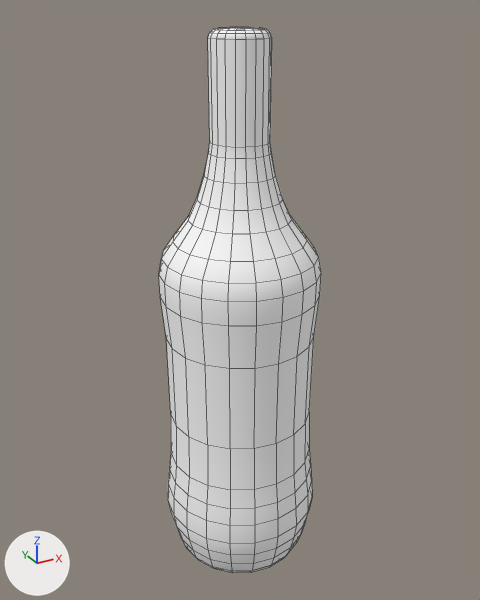
The FBX model BartenderProject10/Assets/Models/Bottle_SugarRush.fbx as it was, and as the next commit left it.
Camera for both pictures: a camera (50 mm lens) standing at (0.22, -19.07, 6.94) and looking at (3.72, -12.71, 3.76). Arrows for +X, +Y and +Z are at lower left; the lights stay in place. Mesh edges are drawn as thin lines. Where no turn or scale is listed for an object, it has been applied to the vertices.

Before the edit, the objects in view are built like this:
```python
mat_malibu = principled_material('Malibu')
mat_malibu.base_color = (1.0, 1.0, 1.0)  # white #ffffff
mat_malibu.roughness = 0.749
me_mesh = bpy.data.meshes.new('Mesh')
me_mesh.from_pydata(...)  # 502 vertices, 520 faces; spans x -0.96..0.96, y -0.96..0.96, z -3.25..3.25
me_mesh.materials.append(mat_malibu)  # white #ffffff
ob_pcylinder7 = bpy.data.objects.new('pCylinder7', me_mesh)
ob_pcylinder7.location = (3.67, -12.81, 3.51)
```
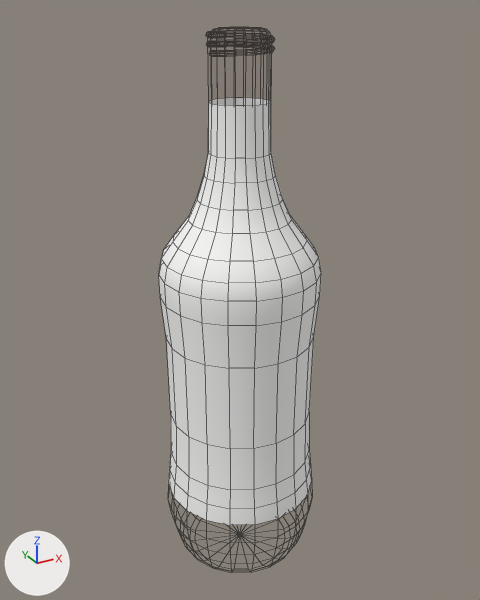
The newer file is also turned or shifted as a whole; pictures and numbers use the older file's frame.

Location of each change, [x1, y1, x2, y2] in pixels of the pictures (480 x 600 px):
'pCylinder7', reshaped: before [159, 27, 321, 573]; after [159, 98, 321, 525]
part 1 of me_mesh, built on: before [208, 38, 272, 158]; after [208, 98, 271, 158]
part 2 of me_mesh, surface changed: [159, 153, 318, 525] in both

What changed in the scene script:
```text
Add img_texture_label_sugarrush_png:
    img_texture_label_sugarrush_png = load_image('Texture_Label_SugarRush.png', '../Textures/Texture_Label_SugarRush.png', 1078, 1078, 'Non-Color')
Change mat_malibu:
    where n0 = _N.new('ShaderNodeBsdfPrincipled'); n0.name = 'Principled BSDF'
    remove n0.inputs[0].default_value = (1.0, 1.0, 1.0, 1.0)  # 'Base Color', white #ffffff
    add n2 = _N.new('ShaderNodeTexImage'); n2.name = 'Image Texture'
    add n2.image = img_texture_label_sugarrush_png
    add n3 = _N.new('ShaderNodeTexImage'); n3.name = 'Image Texture.001'
    add n3.image = img_texture_label_sugarrush_png
    add _L.new(n2.outputs[0], n0.inputs[0])  # 'Color' to 'Base Color'
    add _L.new(n3.outputs[0], n0.inputs[4])  # 'Color' to 'Alpha'
Change me_mesh:
    used by ob_pcylinder7; location = (3.67, -12.81, 3.51)
    remove me_mesh.from_pydata(...)  # 502 vertices, 520 faces; spans x -0.96..0.96, y -0.96..0.96, z -3.25..3.25
    add me_mesh.from_pydata(...)  # 912 vertices, 922 faces; spans x -0.96..0.96, y -0.96..0.96, z -3.25..3.25
    me_mesh part 1: 18 vertices moved from x -0.32..0.32, y -0.32..0.32, z 2.14 to x -0.32..0.32, y -0.32..0.32, z 2.54; 2 vertices removed from x -0.31..-0.26, y 0.1..0.19, z 2.14; 412 vertices added at x -0.34..0.35, y -0.34..0.35, z 2.54..3.22
    me_mesh part 2: 505 kept faces spanning x -0.96..0.96, y -0.96..0.96, z -3.25..3.25 get new texture (UV) coordinates
```
